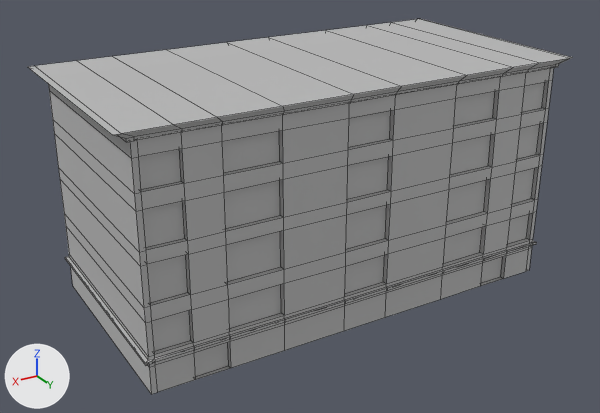
The FBX model Project Show Off/Assets/Art/Mihaela's assets/building3.fbx as it was, and as the next commit left it.
Camera for both pictures: a camera (50 mm lens) standing at (47.3, 3.2, 24.4) and looking at (24.1, -35.4, 5.2). Lighting does not change. The marker at lower left points along +X, +Y and +Z. Mesh edges are drawn as thin lines. Where no turn or scale is listed for an object, it has been applied to the vertices.

Names of what the first picture shows: 'building_2'.
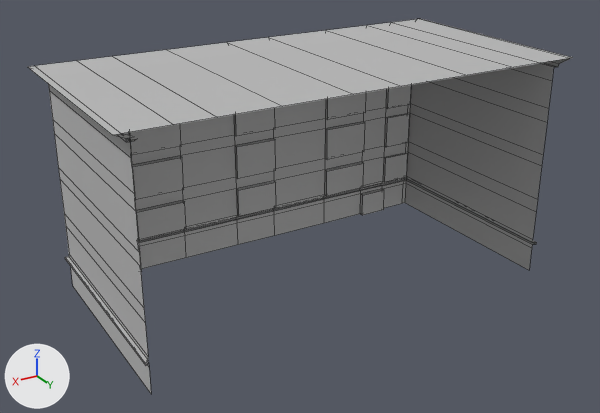
The newer file is also turned or shifted as a whole; pictures and numbers use the older file's frame.

Changed parts and their boxes (x1, y1, x2, y2) in the pictures (600 x 413 px):
'building_2', reshaped
    before: (28, 19, 573, 394)
    after: (28, 19, 573, 393)
part 1 of me_mesh, deleted
    before: (122, 58, 571, 394)

The edits, one by one:
me_mesh is used by ob_building_2; location (23.49, -35.81, 1.15).
me_mesh had 608 vertices, 595 faces and spanned x -13.5..13.5, y -6.9..6.9, z -1.1..12.4.
me_mesh now has 353 vertices, 322 faces and spans x -13.5..13.5, y -6.9..6.9, z -1.1..12.4.
Part 1, on me_mesh:
255 vertices are removed from x -12.6..12.5, y 6.1..6.5, z -1.1..12.1.
273 faces are deleted.
